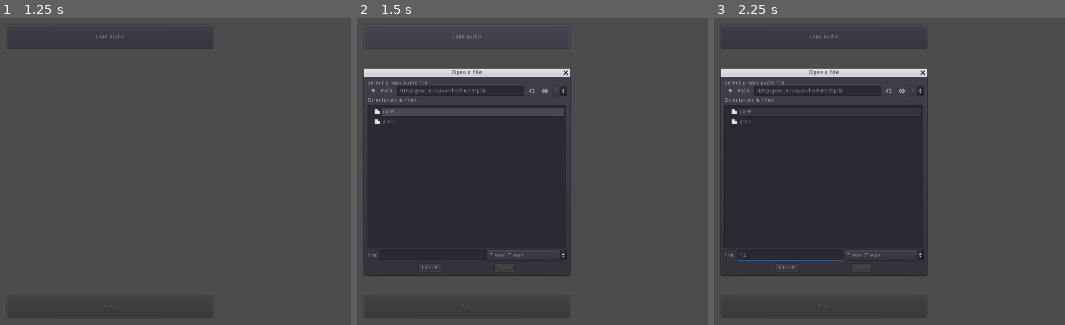
Above: before the commit, frames 1-3 (left to right).
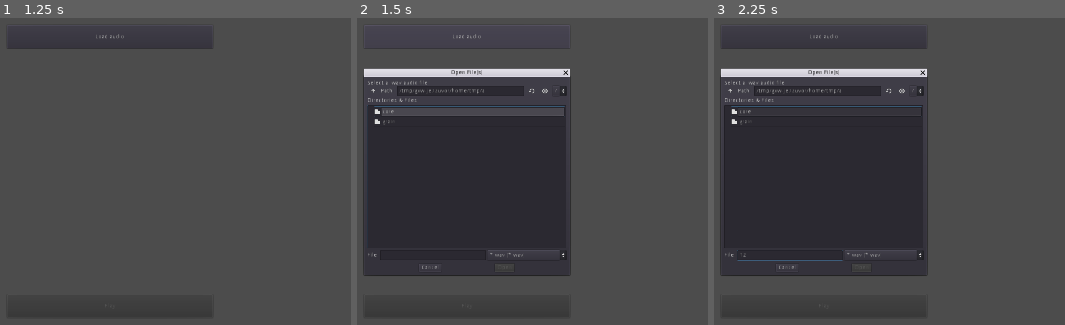
Above: after the commit, the same moments.

Repository: Ainlid/merlang
Game: Godot game, scene res://core/core.tscn
The game is run twice, just before and just after one commit, with the same random seed, the same clock (stepped at 60 frames per second) and the same inputs. The project has no main scene, so this scene is started directly.
Inputs (mouse positions are in pixels of both pictures, inside the frame that each line leads up to):
- Up to frame 1 (1.25 s): tap Enter at 0.5 s
- Up to frame 2 (1.5 s): click "Load audio" at 1.25 s
- Up to frame 3 (2.25 s): click (791, 254) at 2.02 s; type "12" at 2.1 s

Frame 1 is identical in both runs. In frame 2, 0.3% of the frame differs, in the area x 4-60%, y 16-29%; in frame 3, 0.3%.

Commit message:
support for multiple samples

Diff:
--- a/core/core.gd
+++ b/core/core.gd
@@ -4,7 +4,7 @@
 var interval = 1.0
 onready var timer_beat = $timer_beat
 
-var sample
+var samples = []
 onready var file_dialog = $interface/file_dialog
 
 onready var play_button = $interface/play_button
@@ -30,17 +30,19 @@
 	_play_stop()
 	file_dialog.popup()
 
-func _file_selected(path):
+func _files_selected(paths):
 	var file = File.new()
-	if file.file_exists(path):
-		file.open(path, file.READ)
-		var buffer = file.get_buffer(file.get_len())
-		sample = AudioStreamSample.new()
-		sample.format = AudioStreamSample.FORMAT_16_BITS
-		sample.data = buffer
-		sample.stereo = true
-		sample.mix_rate = 44100
-		file.close()
+	for n in paths.size():
+		if file.file_exists(paths[n]):
+			file.open(paths[n], file.READ)
+			var buffer = file.get_buffer(file.get_len())
+			var new_sample = AudioStreamSample.new()
+			new_sample.format = AudioStreamSample.FORMAT_16_BITS
+			new_sample.data = buffer
+			new_sample.stereo = true
+			new_sample.mix_rate = 44100
+			samples.append(new_sample)
+			file.close()
 	play_button.disabled = false
 
 func _play_pressed():
@@ -64,8 +66,10 @@
 	if spawn_chance < density:
 		var new_grain = grain.instance()
 		add_child(new_grain)
-		var new_offset = rng.randf_range(0.0, sample.get_length())
+		var sample_id = rng.randi_range(0, samples.size() - 1)
+		var curr_sample = samples[sample_id]
+		var new_offset = rng.randf_range(0.0, curr_sample.get_length())
 		var new_pitch = rng.randi_range(0, pitches.size())
 		new_pitch = pow(2.0, new_pitch / 12.0)
 		var new_size = interval / 4.0 * rng.randi_range(size_min, size_max)
-		new_grain._grain_play(sample, new_offset, new_pitch, new_size)
+		new_grain._grain_play(curr_sample, new_offset, new_pitch, new_size)
--- a/core/core.tscn
+++ b/core/core.tscn
@@ -34,9 +34,9 @@
 margin_top = -238.0
 margin_right = 247.0
 margin_bottom = 238.0
-window_title = "Open a File"
+window_title = "Open File(s)"
 dialog_text = "Select a .wav audio file"
-mode = 0
+mode = 1
 access = 2
 filters = PoolStringArray( "*.wav" )
 current_dir = "/Daniil/art/merlang"
@@ -56,5 +56,5 @@
 
 [connection signal="timeout" from="timer_beat" to="." method="_spawn_grain"]
 [connection signal="pressed" from="interface/load_button" to="." method="_load_pressed"]
-[connection signal="file_selected" from="interface/file_dialog" to="." method="_file_selected"]
+[connection signal="files_selected" from="interface/file_dialog" to="." method="_files_selected"]
 [connection signal="pressed" from="interface/play_button" to="." method="_play_pressed"]
